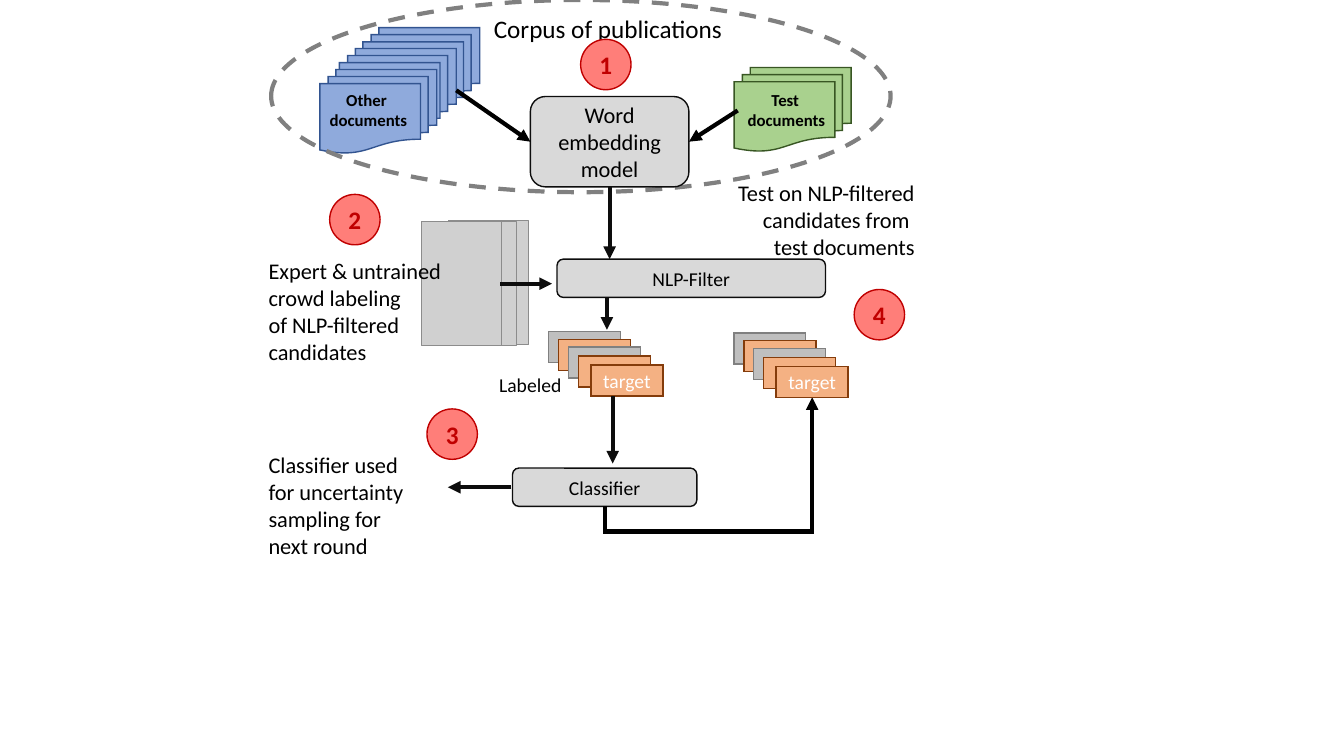
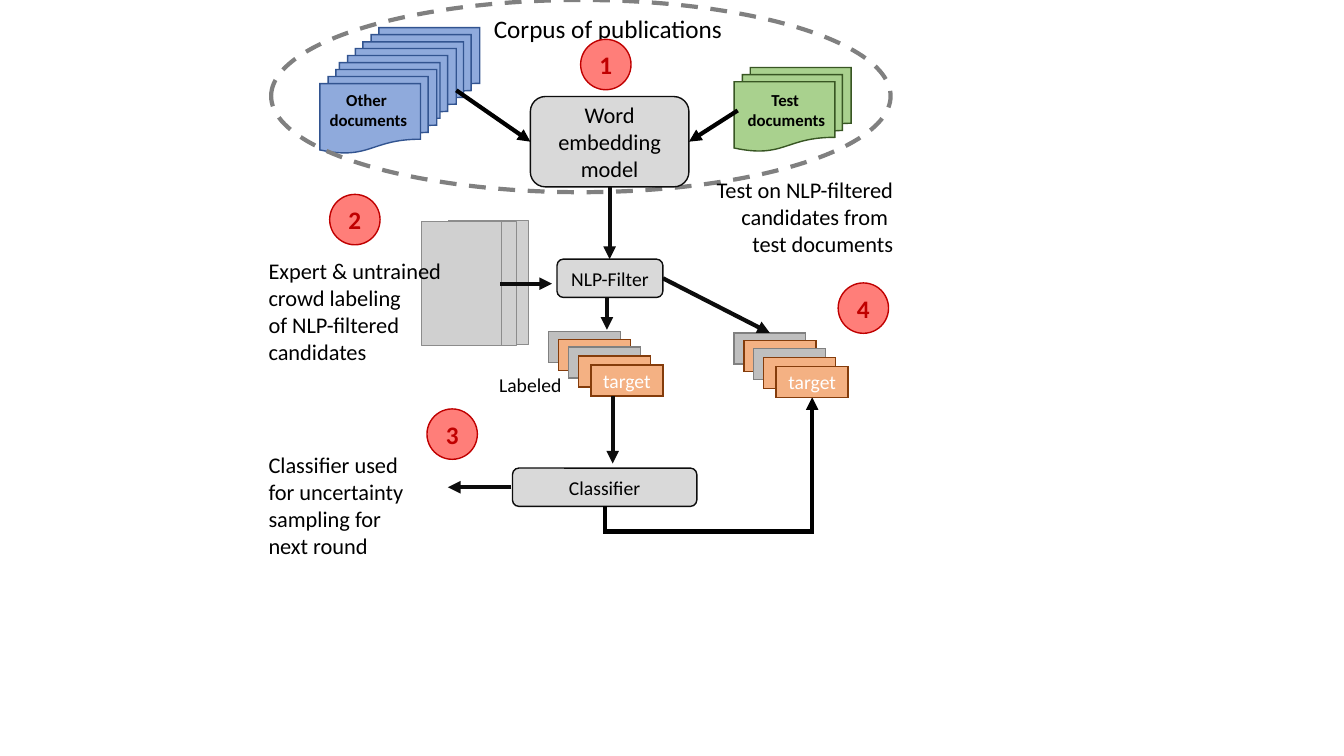
Before and after one commit to rtchoua/activePolyNER, a slide deck: slide 3 of alpolyner.pptx. Drawn at 1344x756 pixels with LibreOffice and Linux fonts; fonts in the diff are those of the drawing; grey boxes stand for pictures. Boxes give left, top, right and bottom in pixels: in the first picture for what was removed or moved away, otherwise in the second. Text is boxed around its words. In the diff, an @@ line names an element or a change of style, - is before the commit and + after.

```diff
--- a/alpolyner.pptx
+++ b/alpolyner.pptx
@@ text "Test on NLP-filtered": place and size @@
-text "Test on NLP-filtered" at (738, 185, 915, 261)
+text "Test on NLP-filtered" at (717, 179, 893, 252)
@@ rounded rectangle "NLP-Filter": place and size @@
-rounded rectangle "NLP-Filter" at (558, 259, 826, 297)
+rounded rectangle "NLP-Filter" at (558, 259, 663, 297)
@@ arrow added from (663, 278) to (770, 333), #0D0D0D 3 pt @@
@@ ellipse "4": place and size @@
-ellipse "4" at (854, 289, 904, 340)
+ellipse "4" at (839, 283, 889, 334)
```
Also in this commit, not shown: 1 other file.
